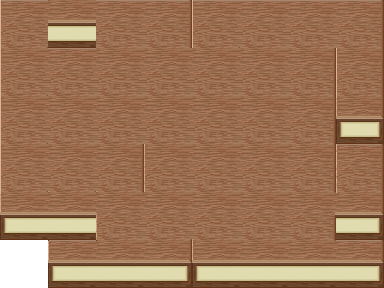
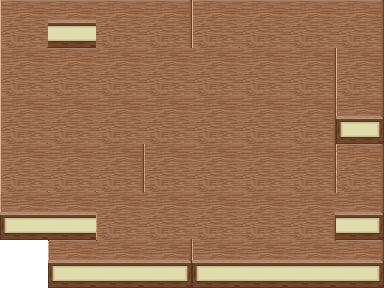
Layered file, before and after one edit (384 x 288). Changes by layer:
pixels changed over [48, 0, 96, 1] (layer not identified)
